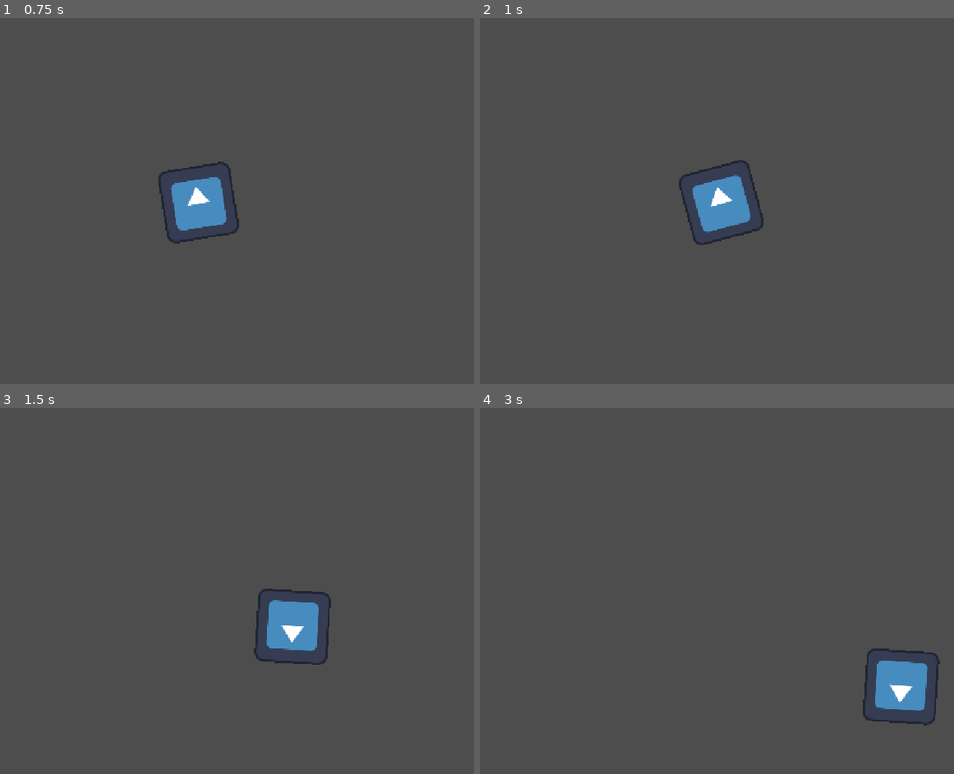
Above: before the commit, frames 1-4 (two rows, left to right).
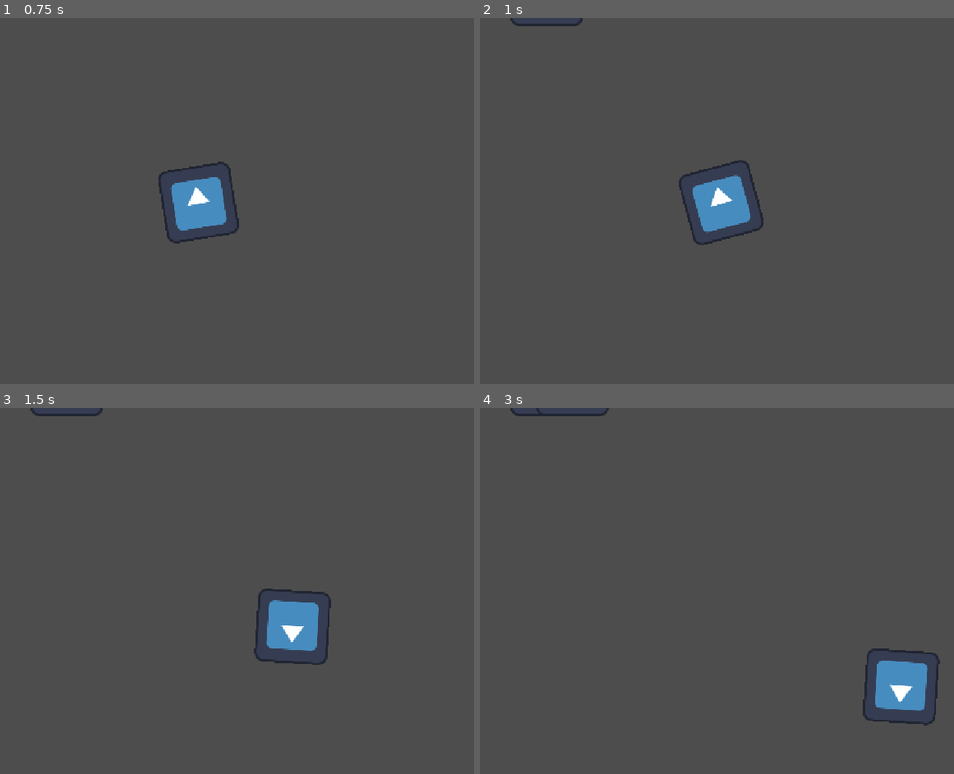
Above: after the commit, the same moments.

Repository: HaroldHuynh/2026GameJam
Game: Godot game, scene res://player/player_test_level.tscn
Same seed, same stepped clock (60 frames per second), same inputs: the game is played once before the commit and once after it. The engine's default icon, where the game draws it, is replaced by a stand-in: a white triangle on a blue panel in a dark square.
Inputs (mouse positions are in pixels of both pictures, inside the frame that each line leads up to):
- Up to frame 1 (0.75 s): tap Enter at 0.5 s; move the mouse to (308, 182) at 0.52 s; hold D (right) from 0.53 s (still down)
- Up to frame 2 (1 s): keep holding D (right)
- Up to frame 3 (1.5 s): move the mouse to (33, 609) at 1.27 s; release D (right) at 1.28 s; hold S (down) from 1.28 s (still down)
- Up to frame 4 (3 s): move the mouse to (712, 510) at 2.02 s; release S (down) at 2.03 s; hold D (right) 2.03-2.78 s; move the mouse to (612, 667) at 2.77 s; hold W (up) from 2.78 s (still down)

Frame 1 is identical in both runs. In frame 2, 0.1% of the frame differs, in the area x 6-22%, y 0-3%; in frame 3, 0.1%; in frame 4, 0.2%, in the area x 6-28%, y 0-3%.

Commit message:
create enemy spawner

Diff:
--- /dev/null
+++ b/enemy/enemy_spawner.gd
@@ -0,0 +1,20 @@
+extends Node2D
+
+@onready var level = get_node("/root/PlayerTestLevel")
+
+var enemy_scene = preload("res://enemy/enemy.tscn")
+var spawn_points := []
+
+
+# Called when the node enters the scene tree for the first time.
+func _ready() -> void:
+	for i in get_children():
+		if i is Marker2D:
+			spawn_points.append(i)
+
+
+func _on_timer_timeout() -> void:
+	var spawn = spawn_points[randi() % spawn_points.size()]
+	var enemy = enemy_scene.instantiate()
+	enemy.position = spawn.position
+	level.add_child(enemy)
--- /dev/null
+++ b/enemy/enemy_spawner.tscn
@@ -0,0 +1,20 @@
+[gd_scene format=3 uid="uid://g7njs30vno7e"]
+
+[ext_resource type="Script" uid="uid://kyy7psoweauv" path="res://enemy/enemy_spawner.gd" id="1_cjrnn"]
+
+[node name="EnemySpawner" type="Node2D" unique_id=94398231]
+script = ExtResource("1_cjrnn")
+
+[node name="Marker2D" type="Marker2D" parent="." unique_id=207824937]
+position = Vector2(360, -50)
+
+[node name="Marker2D2" type="Marker2D" parent="." unique_id=184473531]
+position = Vector2(405, -50)
+
+[node name="Marker2D3" type="Marker2D" parent="." unique_id=663907365]
+position = Vector2(450, -50)
+
+[node name="Timer" type="Timer" parent="." unique_id=163427404]
+autostart = true
+
+[connection signal="timeout" from="Timer" to="." method="_on_timer_timeout"]
--- a/player/player.tscn
+++ b/player/player.tscn
@@ -3,7 +3,7 @@
 [ext_resource type="Texture2D" uid="uid://dfpmh5j1gw346" path="res://icon.svg" id="1_oul6g"]
 [ext_resource type="Script" uid="uid://dhjey7btq2ik3" path="res://player/player.gd" id="1_rkbax"]
 
-[node name="CharacterBody2D" type="CharacterBody2D" unique_id=791101554]
+[node name="player" type="CharacterBody2D" unique_id=791101554]
 script = ExtResource("1_rkbax")
 
 [node name="Sprite2D" type="Sprite2D" parent="." unique_id=1308834584]
--- a/player/player_test_level.tscn
+++ b/player/player_test_level.tscn
@@ -1,7 +1,10 @@
 [gd_scene format=3 uid="uid://dsasnkt4xbn8u"]
 
 [ext_resource type="PackedScene" uid="uid://bx76wcvt7v6l5" path="res://player/player.tscn" id="1_iua4h"]
+[ext_resource type="PackedScene" uid="uid://g7njs30vno7e" path="res://enemy/enemy_spawner.tscn" id="2_2p1ok"]
 
 [node name="PlayerTestLevel" type="Node2D" unique_id=1984897700]
 
-[node name="CharacterBody2D" parent="." unique_id=791101554 instance=ExtResource("1_iua4h")]
+[node name="player" parent="." unique_id=791101554 instance=ExtResource("1_iua4h")]
+
+[node name="EnemySpawner" parent="." unique_id=94398231 instance=ExtResource("2_2p1ok")]
Not shown, added: enemy/enemy_spawner.gd.uid
